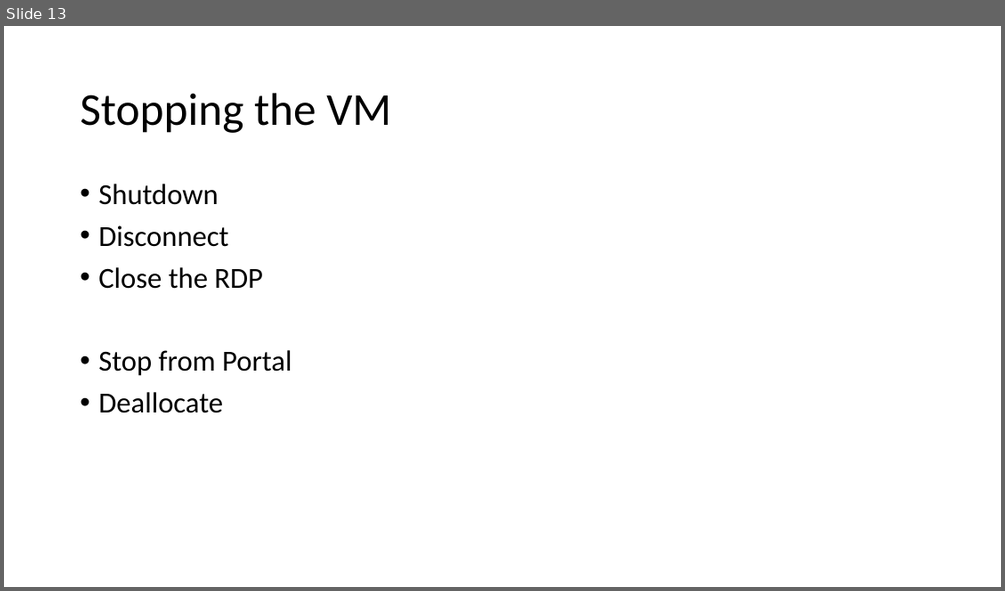
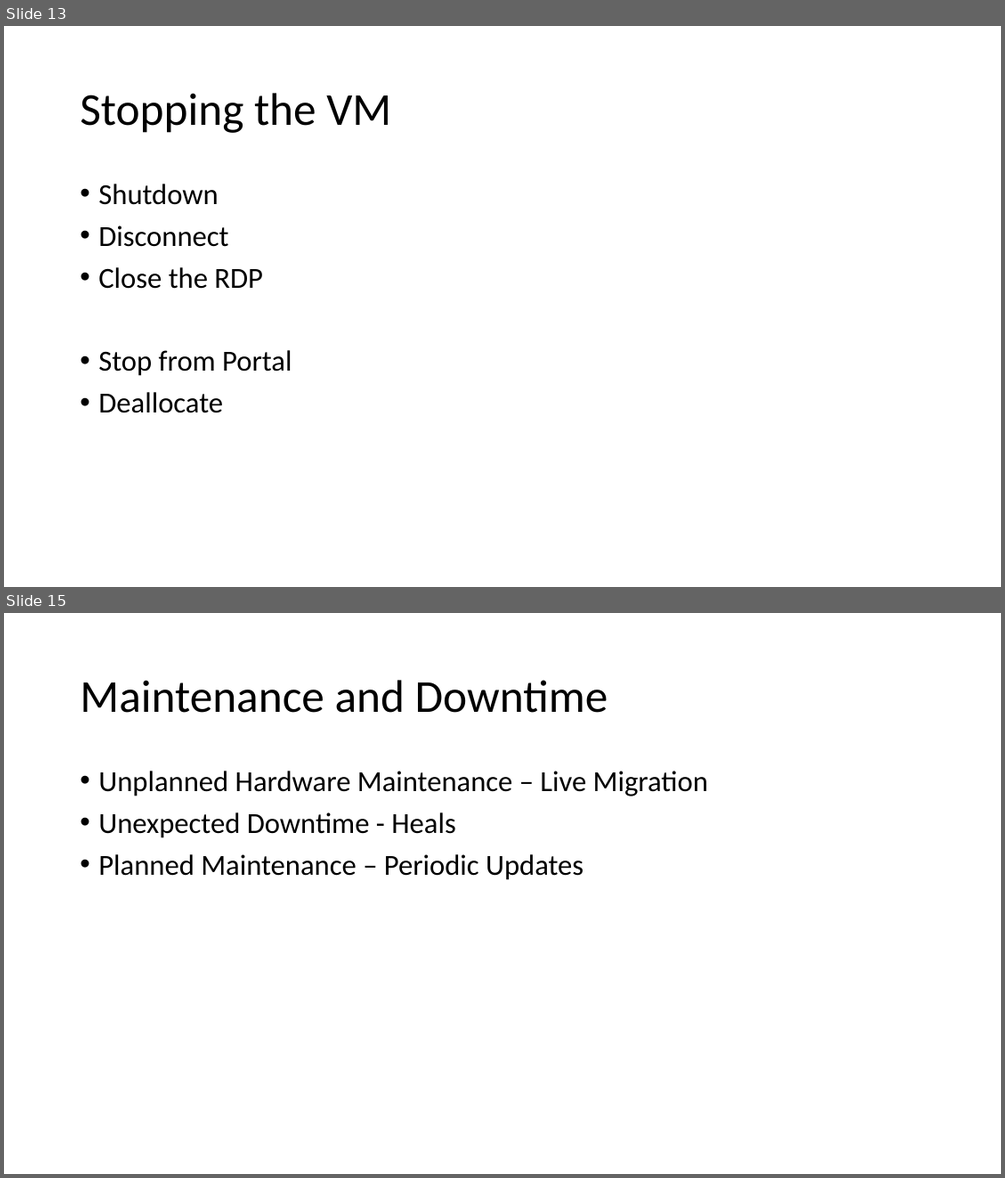
Before and after one commit to adnane-habib/11Feb-AZ104, a slide deck: Virtual Machine.pptx. Shown one above the other, each under a label of ours: slide 13 before the commit, slides 13 and 15 after it; the slides between them are not shown. The pictures are 1005x591 and 1005x1178 pixels, drawn with LibreOffice and Linux fonts; fonts in the diff are those of the drawing. Boxes give left, top, right and bottom in pixels: in the first picture for what was removed or moved away, otherwise in the second. Text is boxed around its words. In the diff, an @@ line names an element or a change of style, - is before the commit and + after.

Commit message:
Day 3 and Day 4

```diff
--- a/Virtual Machine.pptx
+++ b/Virtual Machine.pptx
@@ slide 15 added at [4,613,1001,1174], background #FFFFFF @@
@@ title added at [80,680,608,713], 44 pt, text #000000 @@
+Maintenance and Downtime
@@ text added at [98,771,708,880], 28 pt, text #000000 @@
+• Unplanned Hardware Maintenance – Live Migration
+• Unexpected Downtime - Heals
+• Planned Maintenance – Periodic Updates
```
Also in this commit, not shown: 13 other slides added.
